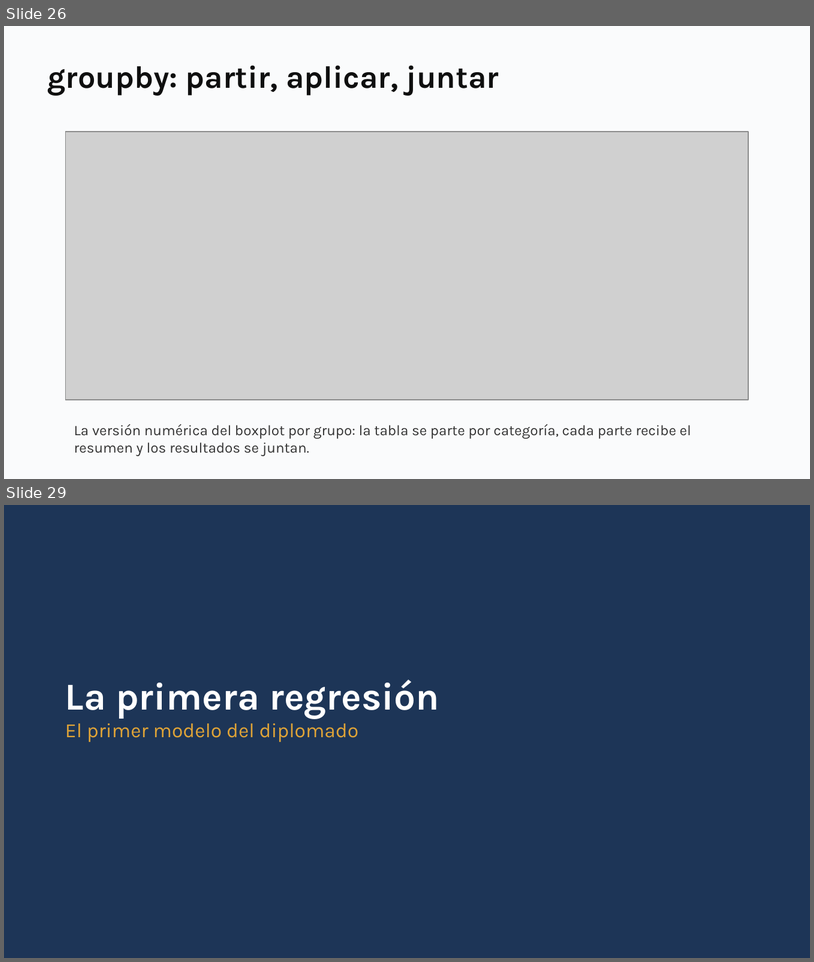
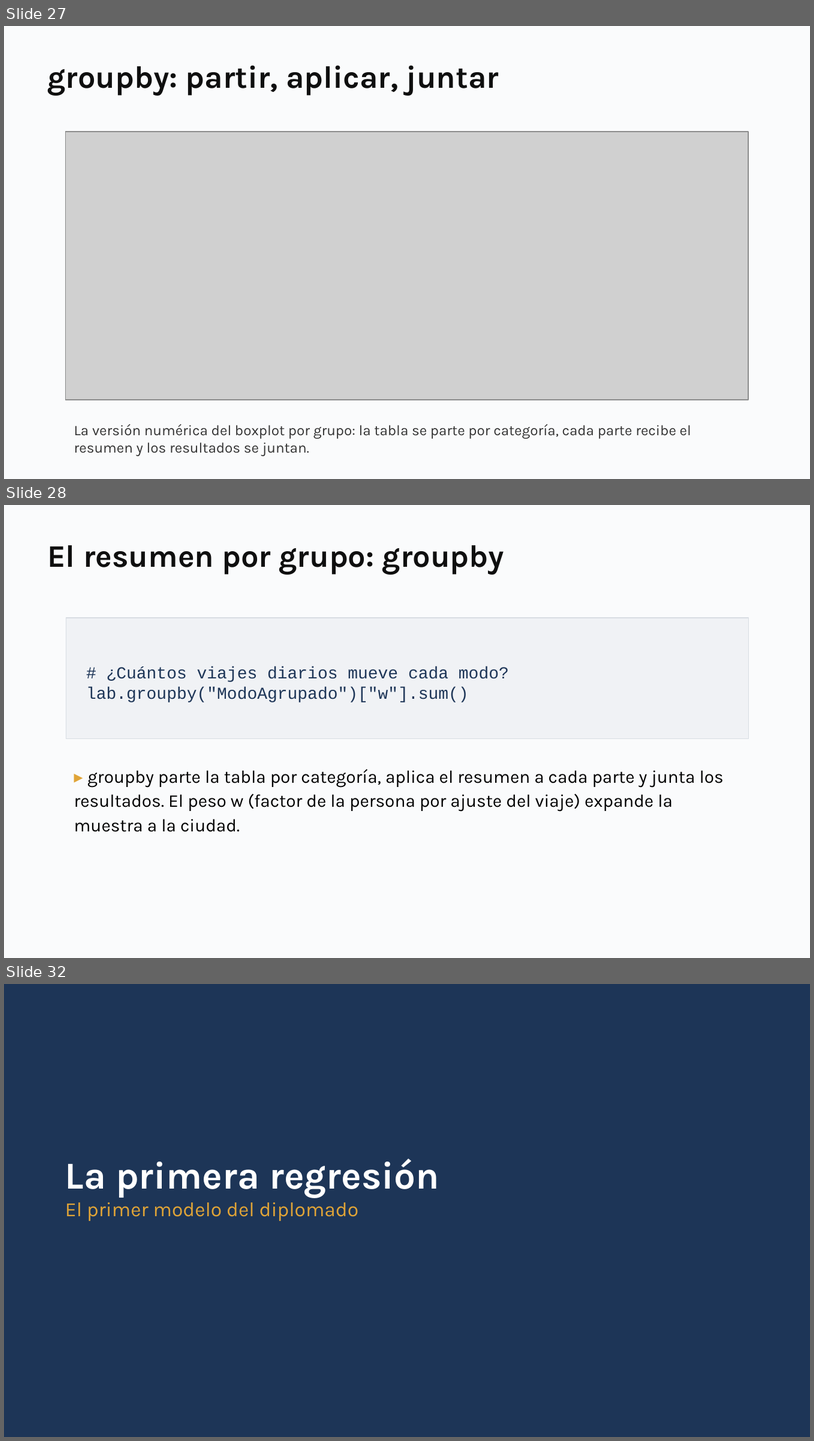
Before and after one commit to daniopitz/diplomado-cdd, a slide deck: presentaciones/clase03_eda_bivariado.pptx. Shown one above the other, each under a label of ours: slides 26 and 29 before the commit, slides 27, 28 and 32 after it; the slides between them are not shown. The pictures are 814x962 and 814x1441 pixels, drawn with LibreOffice and Linux fonts; fonts in the diff are those of the drawing; grey boxes stand for pictures. Boxes give left, top, right and bottom in pixels: in the first picture for what was removed or moved away, otherwise in the second. Text is boxed around its words. In the diff, an @@ line names an element or a change of style, - is before the commit and + after.

```diff
--- a/presentaciones/clase03_eda_bivariado.pptx
+++ b/presentaciones/clase03_eda_bivariado.pptx
@@ slide 28 added at [4,505,810,958], background #FFFFFF @@
@@ rectangle added at [4,505,810,958], fill #FAFBFC @@
@@ text added at [47,545,504,574], 28 pt, text #0F0F0F, bold @@
+El resumen por grupo: groupby
@@ rectangle added at [66,618,749,739], fill #F0F2F5, outline #D8DDE3 0.75 pt, 15 pt, text #1D3557 @@
+# ¿Cuántos viajes diarios mueve cada modo?
+lab.groupby("ModoAgrupado")["w"].sum()
@@ text added at [74,769,724,832], 16 pt, text #000000 @@
+▸ groupby parte la tabla por categoría, aplica el resumen a cada parte y junta los resultados. El peso w (factor de la persona por ajuste del viaje) expande la muestra a la ciudad.
@@ what was slide 26 is now slide 27 @@
@@ what was slide 29 is now slide 32 @@
```
Also in this commit, not shown: 8 slides changed, 4 other slides added, 1 slide removed, 3 other files.
